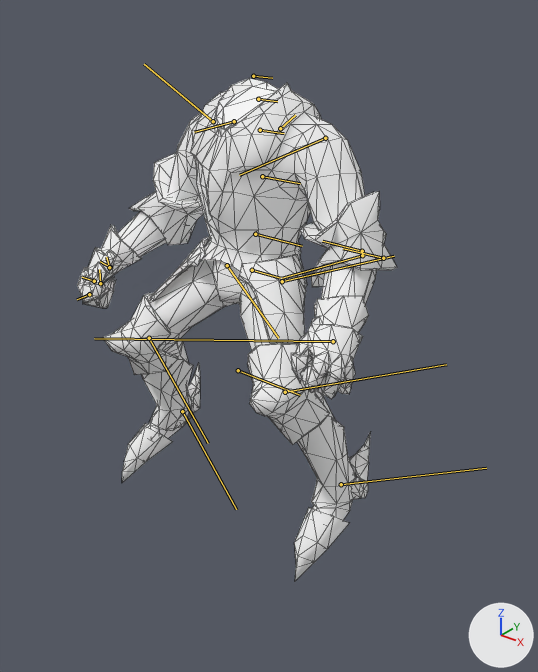
A saved change to the glTF model assets/heroes/chaos_knight/models/hero.glb.
One viewpoint serves both versions: a 50 mm lens placed at (3.72, -4.23, 6.23), pointed at (0.19, 0.18, 3.5). The lights are fixed; the arrows at lower right show +X, +Y and +Z. The picture after the commit comes second. The bones that change, and the others that lie on the model, are drawn over the model as lines. Mesh edges are drawn as thin lines.

The first picture shows 'chaos_knight.001'.
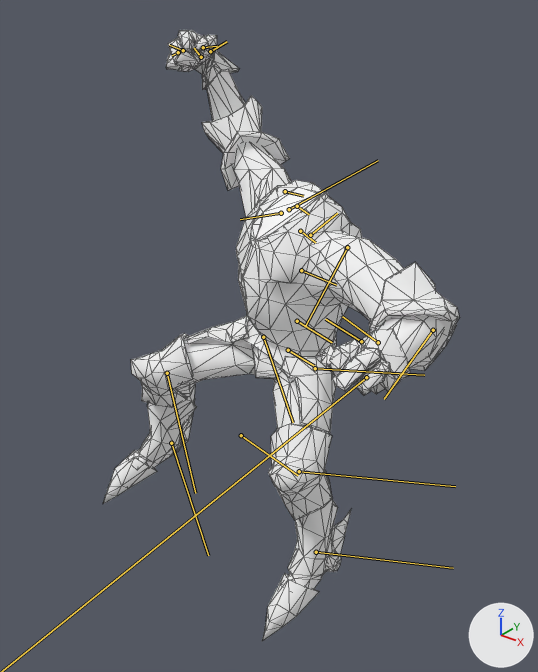
The newer file adds an action. The first version stands in its rest pose; the second is drawn at frame 78 of the action 'taunt_dressage_loadout'.

What differs and where, as boxes (x1, y1, x2, y2) in the pictures (538 x 672 px):
'chaos_knight.001', posed (12% wider, 21% taller)
    before: (77, 78, 397, 581)
    after: (103, 30, 460, 641)
bone 'root', root to tip
    before: (238, 370) to (300, 395)
    after: (241, 435) to (298, 475)
bone 'spine2_1', root to tip
    before: (252, 270) to (280, 278)
    after: (288, 350) to (314, 366)
bone 'spine2_2', root to tip
    before: (255, 234) to (302, 246)
    after: (297, 321) to (332, 342)
bone 'spine2_3', root to tip
    before: (262, 176) to (300, 183)
    after: (301, 270) to (336, 285)
bone 'spine2_4', root to tip
    before: (260, 130) to (284, 133)
    after: (300, 231) to (315, 242)
bone 'clavicle_R', root to tip
    before: (234, 121) to (194, 132)
    after: (281, 213) to (240, 219)
bone 'bicep_R', root to tip
    before: (213, 121) to (144, 64)
    after: (289, 209) to (378, 160)
bone 'wrist_R', root to tip
    before: (110, 267) to (100, 261)
    after: (201, 57) to (194, 48)
bone 'Thumb_0_R', root to tip
    before: (109, 267) to (106, 257)
    after: (210, 51) to (227, 41)
bone 'Index_0_R', root to tip
    before: (94, 281) to (82, 277)
    after: (183, 50) to (169, 45)
bone 'Index_1_R', root to tip
    before: (89, 294) to (77, 299)
    after: (178, 52) to (172, 55)
bone 'clavicle_L', root to tip
    before: (280, 128) to (295, 115)
    after: (310, 235) to (337, 213)
bone 'bicep_L', root to tip
    before: (325, 138) to (239, 175)
    after: (347, 247) to (305, 327)
bone 'elbow_L', root to tip
    before: (362, 255) to (282, 278)
    after: (433, 330) to (384, 399)
bone 'thigh_R1', root to tip
    before: (227, 265) to (278, 338)
    after: (263, 337) to (293, 422)
bone 'knee_R1', root to tip
    before: (149, 338) to (208, 443)
    after: (167, 373) to (195, 493)
bone 'ankle_R1', root to tip
    before: (182, 411) to (236, 509)
    after: (171, 443) to (208, 555)
bone 'thigh_L1', root to tip
    before: (282, 281) to (394, 256)
    after: (315, 368) to (424, 375)
bone 'knee_L1', root to tip
    before: (285, 392) to (446, 364)
    after: (299, 471) to (455, 486)
bone 'ankle_L1', root to tip
    before: (341, 484) to (486, 468)
    after: (316, 552) to (453, 568)

The edits, one by one:
Bone 'root' (bone_root) moves from (0.0, 0.0, 0.0) to (-0.01, 0.01, -0.66).
Bone 'root' (bone_root) turns from (0, 0, 0) to (-13, -14, 3) degrees about its own x, y and z.
Bone 'spine2_1' (bone_spine2_1) moves from (0.0, 0.0, 0.0) to (-0.01, 0.01, 0.04).
Bone 'spine2_1' (bone_spine2_1) turns from (0, 0, 0) to (0, 18, 0) degrees about its own x, y and z.
Bone 'spine2_2' (bone_spine2_2) turns from (0, 0, 0) to (-16, 6, -10) degrees about its own x, y and z.
Bone 'spine2_3' (bone_spine2_3) turns from (0, 0, 0) to (11, -4, 4) degrees about its own x, y and z.
Bone 'spine2_4' (bone_spine2_4) turns from (0, 0, 0) to (-19, 6, -2) degrees about its own x, y and z.
Bone 'clavicle_R' (bone_clavicle_r) moves from (0.0, 0.0, 0.0) to (0.0, -0.01, -0.04).
Bone 'clavicle_R' (bone_clavicle_r) turns from (0, 0, 0) to (0, 17, 18) degrees about its own x, y and z.
Bone 'bicep_R' (bone_bicep_r) turns from (0, 0, 0) to (-78, 23, -101) degrees about its own x, y and z.
Bone 'wrist_R' (bone_wrist_r) turns from (0, 0, 0) to (-33, 50, 61) degrees about its own x, y and z.
Bone 'Thumb_0_R' (bone_thumb_0_r) turns from (0, 0, 0) to (14, -3, 8) degrees about its own x, y and z.
Bone 'Index_0_R' (bone_index_0_r) turns from (0, 0, 0) to (-16, 5, 12) degrees about its own x, y and z.
Bone 'Index_1_R' (bone_index_1_r) turns from (0, 0, 0) to (-5, -10, 48) degrees about its own x, y and z.
Bone 'clavicle_L' (bone_clavicle_l) moves from (0.0, 0.0, 0.0) to (0.0, 0.01, 0.04).
Bone 'clavicle_L' (bone_clavicle_l) turns from (0, 0, 0) to (-2, -8, 2) degrees about its own x, y and z.
Bone 'bicep_L' (bone_bicep_l) turns from (0, 0, 0) to (-13, -10, -33) degrees about its own x, y and z.
Bone 'elbow_L' (bone_elbow_l) turns from (0, 0, 0) to (0, 31, 0) degrees about its own x, y and z.
Bone 'wrist_L' (bone_wrist_l) turns from (0, 0, 0) to (-27, 17, -59) degrees about its own x, y and z.
Bone 'thigh_R1' (bone_thigh_r1) turns from (0, 0, 0) to (-12, -15, 6) degrees about its own x, y and z.
Bone 'knee_R1' (bone_knee_r1) turns from (0, 0, 0) to (0, 6, 0) degrees about its own x, y and z.
Bone 'ankle_R1' (bone_ankle_r1) turns from (0, 0, 0) to (6, 7, 7) degrees about its own x, y and z.
Bone 'thigh_L1' (bone_thigh_l1) turns from (0, 0, 0) to (-6, -16, 1) degrees about its own x, y and z.
Bone 'knee_L1' (bone_knee_l1) turns from (0, 0, 0) to (0, 7, 0) degrees about its own x, y and z.
Bone 'ankle_L1' (bone_ankle_l1) turns from (0, 0, 0) to (2, 6, 4) degrees about its own x, y and z.
